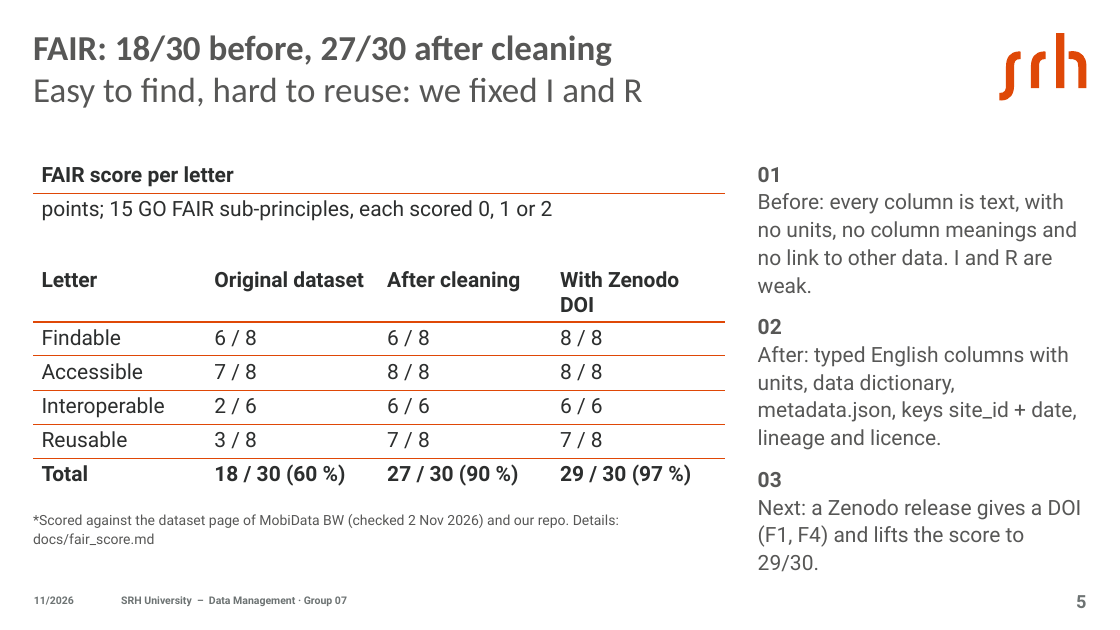
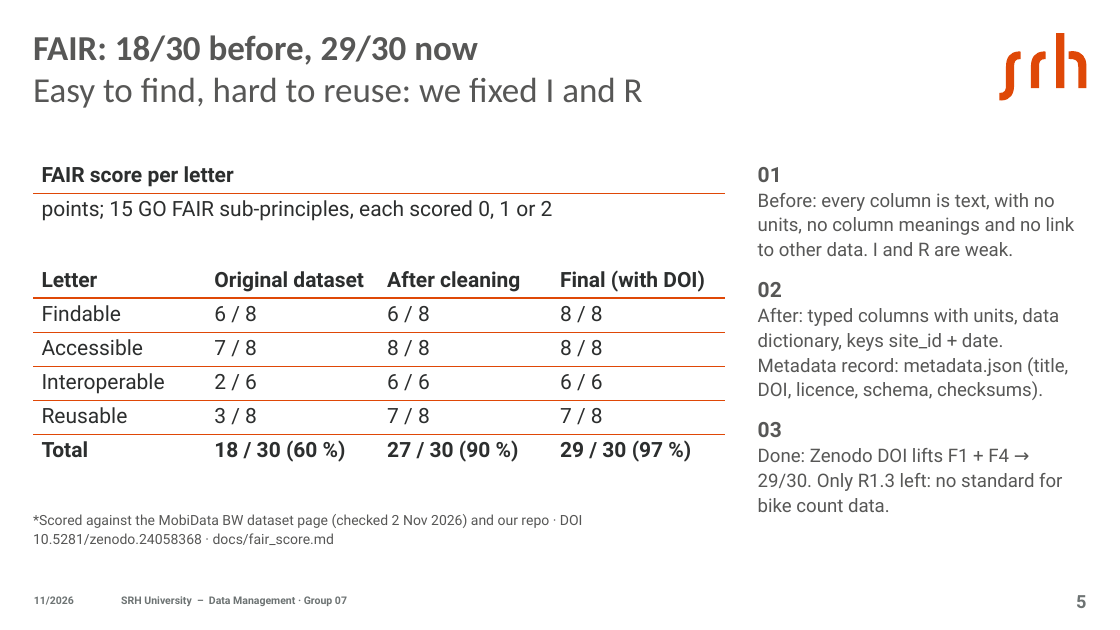
Before and after one commit to jasmeetkaurpelia/dm-project-group-07, a slide deck: slide 5 of slides/DM_Group07_Presentation.pptx. Drawn at 1120x630 pixels with LibreOffice and Linux fonts; fonts in the diff are those of the drawing. Boxes give left, top, right and bottom in pixels: in the first picture for what was removed or moved away, otherwise in the second. Text is boxed around its words. In the diff, an @@ line names an element or a change of style, - is before the commit and + after.

```diff
--- a/slides/DM_Group07_Presentation.pptx
+++ b/slides/DM_Group07_Presentation.pptx
@@ title at (33,35,643,108): text changed; bold off @@
-FAIR: 18/30 before, 27/30 after cleaning
-Easy to find, hard to reuse: we fixed I and R
+FAIR: 18/30 before, 29/30 now
+Easy to find, hard to reuse: we fixed I and R
@@ text at (758,167,1075,256): size 18 to 16 pt in "Before: every column is text, with no ..." @@
@@ table at (33,264,725,493) @@
-row 1, column 4: With Zenodo DOI
+row 1, column 4: Final (with DOI)
@@ text at (758,282,1068,512): text changed; size 18 to 16 pt @@
-02
-After: typed English columns with units, data dictionary, metadata.json, keys site_id + date, lineage and licence.
-03
-Next: a Zenodo release gives a DOI (F1, F4) and lifts the score to 29/30.
+02
+After: typed columns with units, data dictionary, keys site_id + date. Metadata record: metadata.json (title, DOI, licence, schema, checksums).
+03
+Done: Zenodo DOI lifts F1 + F4 → 29/30. Only R1.3 left: no standard for bike count data.
@@ text at (33,514,583,545): text changed @@
-*Scored against the dataset page of MobiData BW (checked 2 Nov 2026) and our repo. Details: docs/fair_score.md
+*Scored against the MobiData BW dataset page (checked 2 Nov 2026) and our repo · DOI 10.5281/zenodo.24058368 · docs/fair_score.md
```
Also in this commit, not shown: 12 other slides changed, 3 slides added, 1 slide removed.
